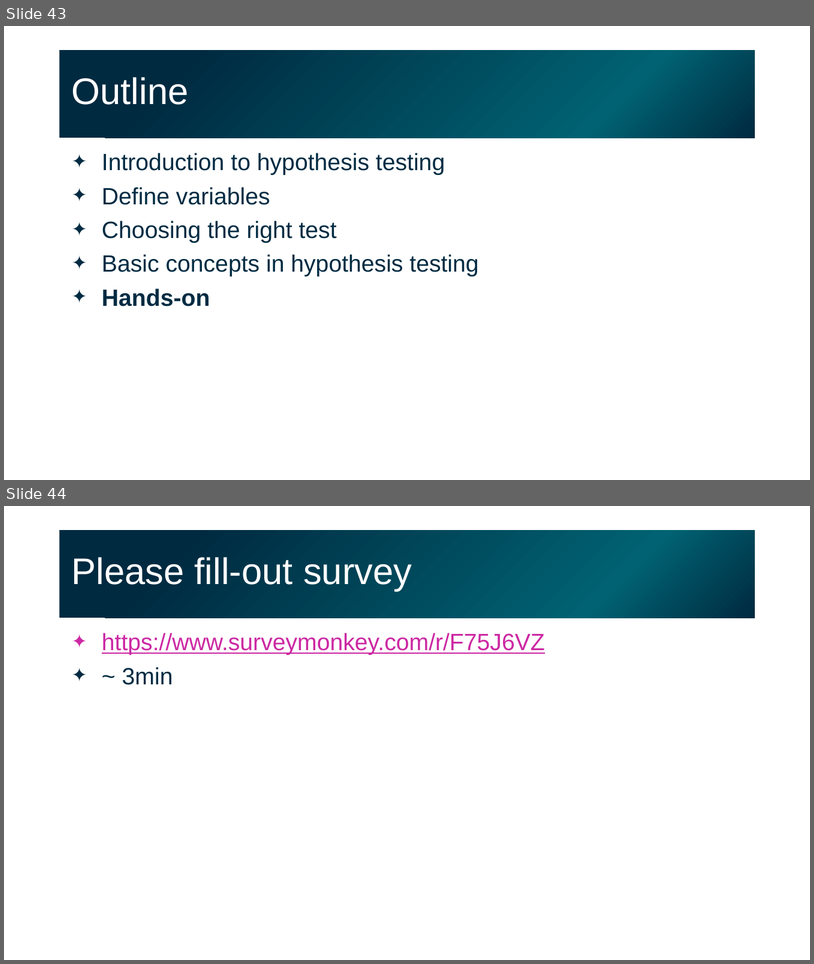
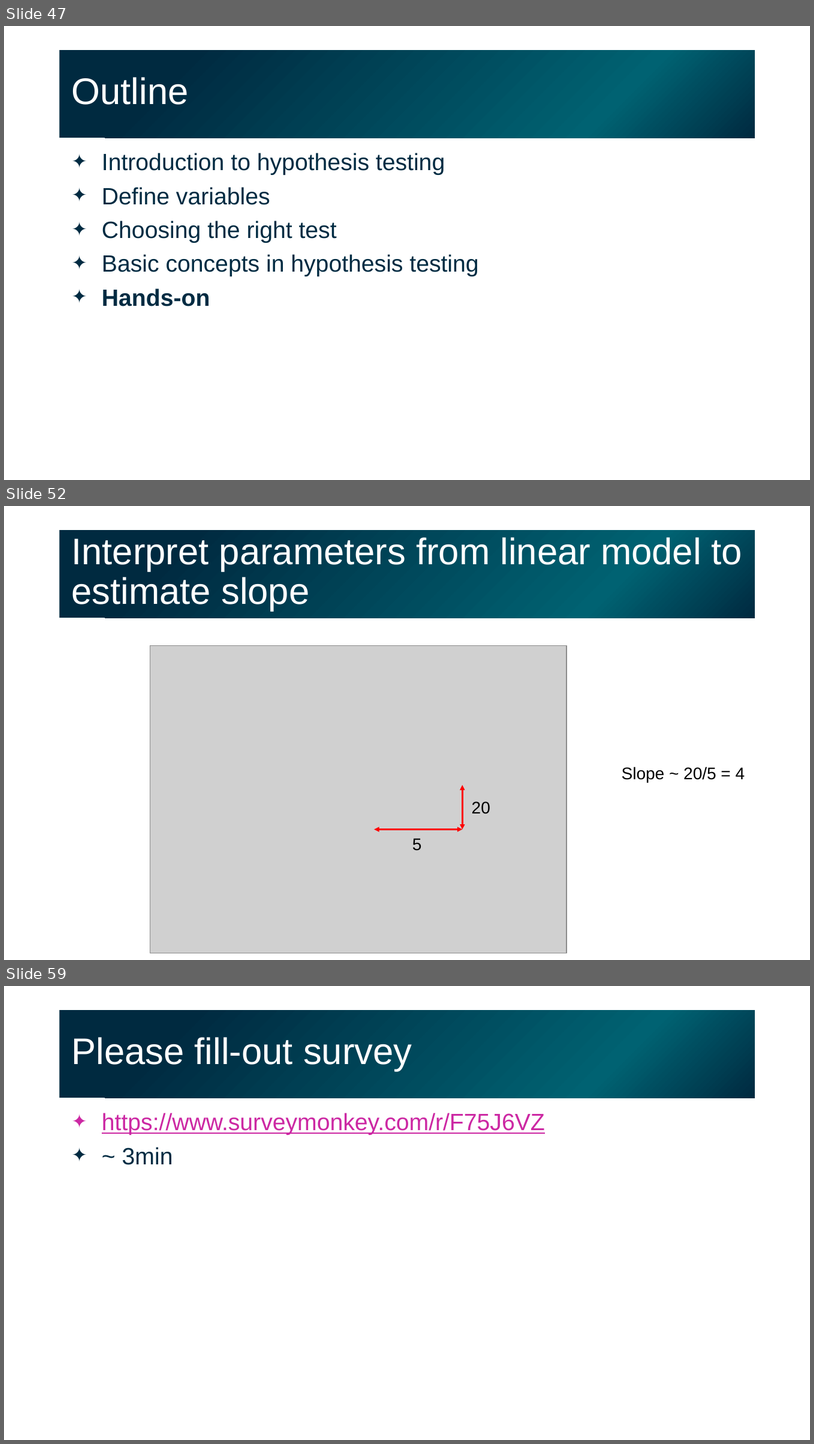
Before and after one commit to gladstone-institutes/Bioinformatics-Workshops, a slide deck: hypothesis-testing/HypothesisTesting.pptx. Shown one above the other, each under a label of ours: slides 43 and 44 before the commit, slides 47, 52 and 59 after it; the slides between them are not shown. The pictures are 814x964 and 814x1444 pixels, drawn with LibreOffice and Linux fonts; fonts in the diff are those of the drawing; grey boxes stand for pictures. Boxes give left, top, right and bottom in pixels: in the first picture for what was removed or moved away, otherwise in the second. Text is boxed around its words. In the diff, an @@ line names an element or a change of style, - is before the commit and + after.

```diff
--- a/hypothesis-testing/HypothesisTesting.pptx
+++ b/hypothesis-testing/HypothesisTesting.pptx
@@ slide 52 added at (4, 506, 810, 960), background #FFFFFF @@
@@ title added at (60, 530, 755, 618), fill gradient #002A40 to #006272, 44 pt, text #FFFFFF @@
+Interpret parameters from linear model to estimate slope
@@ picture added at (150, 646, 567, 953) @@
@@ text added at (622, 766, 746, 782), 20 pt, text #000000 @@
+Slope ~ 20/5 = 4
@@ double arrow added from (462, 785) to (462, 829), #FF0000 2 pt @@
@@ text added at (472, 801, 491, 814), 20 pt, text #000000 @@
+20
@@ double arrow added from (374, 829) to (462, 829), #FF0000 1.75 pt @@
@@ text added at (413, 838, 422, 850), 20 pt, text #000000 @@
+5
@@ what was slide 43 is now slide 47 @@
@@ what was slide 44 is now slide 59 @@
```
Also in this commit, not shown: 3 slides changed, 14 other slides added.
